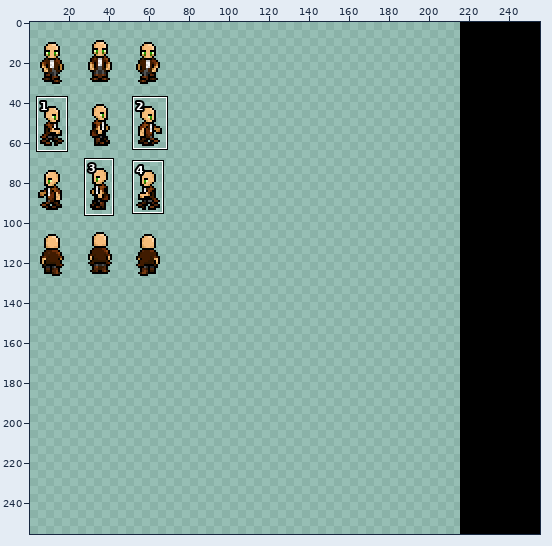
Sprite sheet, stored at graphics/characters/char1.png. The first picture is a wide view before the edit; the outline marks the close-up.
Close-up. First the earlier version:
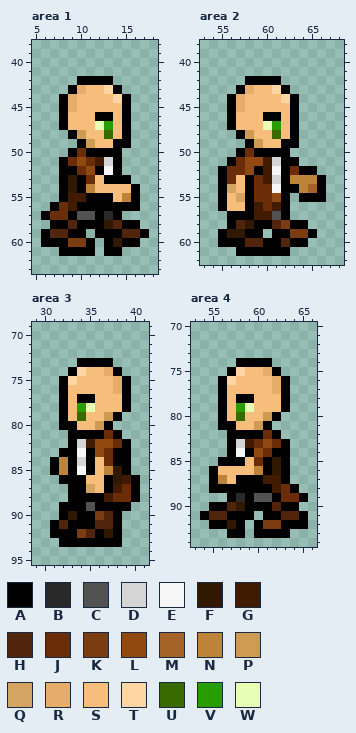
The file is 256x256 pixels. Shown: area 1: x 5..18, y 38..63; area 2: x 53..68, y 38..62; area 3: x 29..41, y 69..95; area 4: x 53..66, y 70..94. The wide view leaves out empty margins. The commit also changed other parts of the picture, which this record leaves out.
Palette (. is transparent): A #000000  B #292929  C #525252  D #d5d5d5  E #f6f6f6  F #311800  G #401b00  H #50250b  J #6b2c08  K #7b3c12  L #904911  M #a46229  N #bd8339  P #cd9c52  Q #d5a462  R #e6ac6a  S #f6bd7b  T #ffd5a4  U #396a00  V #299c00  W #e6ffb4
Pixels before, area 1, first column x 6:
42 ....AAAA....
43 ...ARSSTA...
44 ..ARSSSSTA..
45 ..ARSSSSSA..
46 ..ASSSAASA..
47 ..ASSSWVSA..
48 ...APSSUSA..
49 ....APSSAA..
50 ...AJAAAA...
51 ..AJLJGDA...
52 ..AAJLAEA...
53 ..AFAJSAAA..
54 ..AFANSSSSA.
55 ..AGGAAASNA.
56 .AJGAAAAAAA.
57 AJJACCABA...
58 .AAHAAAFHAA.
59 AHHAA.AAAHHA
60 AAAKKA.AFAA.
61 ..AAAA.AA...
Pixels before, area 2, first column x 55:
42 ...AAAA.....
43 ..ARSSTA....
44 .ARSSSSTA...
45 .ARSSSSSA...
46 .ASSSAASA...
47 .ASSSWVSA...
48 ..APSSUSA...
49 ...APSSAA...
50 ..AJAAAA....
51 .AJLLGDAA...
52 AJJLAGEAJAA.
53 AJSAJGDANNNA
54 AQSAJJEAANMA
55 ASQAJJLA.AAA
56 ASSAGJGA....
57 .AAAGGCA....
58 .AHFAAHKAA..
59 AFFAA.AAKKA.
60 AAAHHAAHAA..
61 ..AAAAAA....
Pixels before, area 3, first column x 31:
73 ...AAAA...
74 ..ATSSRA..
75 .ATSSSSRA.
76 .ASSSSSRA.
77 .ASAASSSA.
78 .ASVWSSSA.
79 .ASUSSPA..
80 .AASSPA...
81 ..AAAAJA..
82 ..ADGLLJA.
83 .AAEALJAA.
84 ANADASJAA.
85 ANAEASNFA.
86 .AAASSAFGA
87 ..AAQSAGJA
88 ..AAAAGJJA
89 .AAACAAAA.
90 .AFAAKHA..
91 AHAAAHHA..
92 AAAKHAFA..
93 .AAAAAAA..
Pixels before, area 4, first column x 54:
74 ....AAAA....
75 ...ATSSRA...
76 ..ATSSSSRA..
77 ..ASSSSSRA..
78 ..ASAASSSA..
79 ..ASVWSSSA..
80 ..ASUSSPA...
81 ..AASSPA....
82 ...AAAAJA...
83 ...ADGJLJA..
84 ...AEALJAA..
85 ..AAASJAFA..
86 .ASSSSNAFA..
87 .ANSAAAGGA..
88 .AAAAAAAGJA.
89 ...ABACCAJJA
90 .AAHFAAAHAA.
91 AHHAAA.AAHHA
92 .AAFA.AKKAAA
93 ...AA.AAAA..
The result:
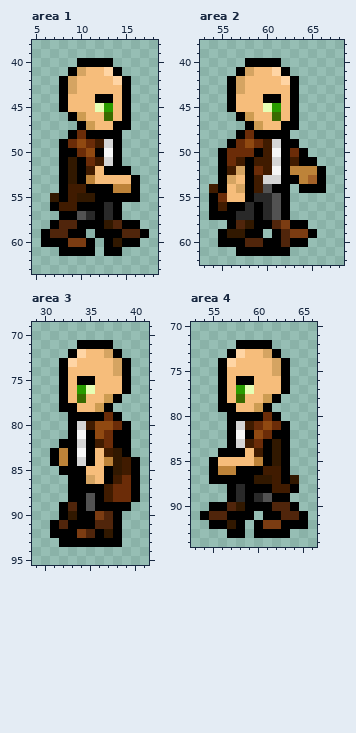
Change:
Area 1:
y 40: x 10..13 .... -> AAAA
y 41: x 9..14 ...... -> AQSSTA
y 42: x 8..15 ..AAAA.. -> AQSSSSTA
y 43: x 8..10 .AR -> AQS; x 13..15 TA. -> SSA
y 44: x 9 R -> S; x 12..14 SST -> AAS
y 45: x 9 R -> S; x 12..13 SS -> WV
y 46: x 8..10 ASS -> .AP; x 12..13 AA -> SU
y 47: x 8..14 ASSSWVS -> ..APSSA
y 48: x 10..15 PSSUSA -> JAAAA.
y 49: x 8..13 ..APSS -> AJLJGD; x 15 A -> .
y 50: x 8 . -> A; x 11 A -> L; x 13 A -> E
y 51: x 9..10 JL -> FA
y 52: x 9..13 AJLAE -> FAGSA; x 15 . -> A
y 53: x 11 J -> N; x 13..16 AAA. -> SSSA
y 54: x 9..15 FANSSSS -> GGAAANN
y 55: x 7 . -> F; x 10..11 GA -> FF; x 14..15 SN -> AA
y 56: x 8 J -> G; x 13 A -> B; x 15..16 AA -> ..
y 57: x 6..8 AJJ -> ..A; x 11 C -> B
y 58: x 8 A -> H
Area 2:
y 40: x 58..61 .... -> AAAA
y 41: x 57..62 ...... -> AQSSTA
y 42: x 56..63 ..AAAA.. -> AQSSSSTA
y 43: x 56..58 .AR -> AQS; x 61..63 TA. -> SSA
y 44: x 57 R -> S; x 60..62 SST -> AAS
y 45: x 57 R -> S; x 60..61 SS -> WV
y 46: x 56..58 ASS -> .AP; x 60..61 AA -> SU
y 47: x 56..62 ASSSWVS -> ..APSSA
y 48: x 58..63 PSSUSA -> JAAAA.
y 49: x 56..61 ..APSS -> AJLJGD
y 50: x 55..57 ..A -> AJJ; x 60..61 AA -> GE; x 63..64 .. -> JA
y 51: x 55..59 .AJLL -> AJGAG; x 63..65 A.. -> GAA
y 52: x 56..59 JJLA -> GQAJ; x 63..66 JAA. -> NNNA
y 53: x 56 J -> Q; x 59..60 JG -> GD; x 63 N -> A; x 65 N -> M
y 54: x 54 . -> G; x 56..57 QS -> SQ; x 59..61 JJE -> GCA; x 63..65 ANM -> .AA
y 55: x 54..55 .A -> AJ; x 57 Q -> S; x 59..61 JJL -> BBC; x 64..66 AAA -> ...
y 56: x 54..61 .ASSAGJG -> AGAABABC
y 57: x 54..55 .. -> AA; x 57..60 AAGG -> BBAB
y 59: x 62 A -> H
Area 3:
y 71: x 34..37 .... -> AAAA
y 72: x 33..38 ...... -> ATSSQA
y 73: x 32..39 ..AAAA.. -> ATSSSSQA
y 74: x 32..34 .AT -> ASS; x 37..39 RA. -> SQA
y 75: x 33..35 TSS -> SAA; x 38 R -> S
y 76: x 34..35 SS -> VW; x 38 R -> S
y 77: x 34..35 AA -> US; x 37..39 SSA -> PA.
y 78: x 33..39 SVWSSSA -> ASSPA..
y 79: x 32..37 ASUSSP -> .AAAAJ
y 80: x 32 A -> .; x 34..39 SSPA.. -> DGLLJA
y 81: x 34 A -> E; x 36 A -> L; x 39 . -> A
y 82: x 32 . -> A; x 35..38 GLLJ -> AGJA
y 83: x 31..32 .A -> AN; x 36..38 LJA -> SGF
y 84: x 37..40 JAA. -> NFGA
y 85: x 31..32 AN -> .A; x 34..35 EA -> AS; x 37 N -> A; x 39..40 A. -> GA
y 86: x 32 A -> .; x 35 S -> Q; x 38..39 FG -> GJ
y 87: x 35..38 QSAG -> AAGJ
y 88: x 35 A -> C
y 89: x 33 A -> H
Area 4:
y 72: x 58..61 .... -> AAAA
y 73: x 57..62 ...... -> ATSSQA
y 74: x 56..63 ..AAAA.. -> ATSSSSQA
y 75: x 56..58 .AT -> ASS; x 61..63 RA. -> SQA
y 76: x 57..59 TSS -> SAA; x 62 R -> S
y 77: x 58..59 SS -> VW; x 62 R -> S
y 78: x 58..59 AA -> US; x 61..63 SSA -> PA.
y 79: x 57..63 SVWSSSA -> ASSPA..
y 80: x 56..61 ASUSSP -> .AAAAJ
y 81: x 56 A -> .; x 58..63 SSPA.. -> DGJLJA
y 82: x 58 A -> E; x 60 A -> L; x 63 . -> A
y 83: x 61..62 LJ -> AF
y 84: x 56 . -> A; x 58..62 EALJA -> ASGAF
y 85: x 55..58 .AAA -> ASSS; x 60 J -> N
y 86: x 56..62 SSSSNAF -> NNAAAGG
y 87: x 56..57 NS -> AA; x 60..61 AG -> FF; x 64 . -> F
y 88: x 55..56 AA -> ..; x 58 A -> B; x 63 J -> G
y 89: x 60 C -> B; x 63..65 JJA -> A..
y 90: x 63 A -> H
Where, in picture pixels (left, top, right, bottom), the same in both close-ups:
changed: (41, 58, 140, 229)
changed: (209, 58, 326, 238)
changed: (50, 340, 140, 511)
changed: (209, 340, 308, 511)
